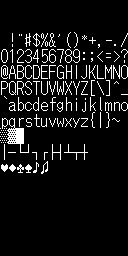
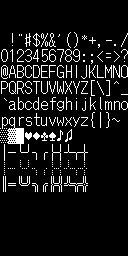
The second w=128, h=256 image is a revision of the first. Changes to its layers:
painted on "Upper (Extended)" over (x1=1, y1=129, x2=88, y2=192)
painted on "Lower (7-bit ASCII)" over (x1=1, y1=42, x2=128, y2=128)
